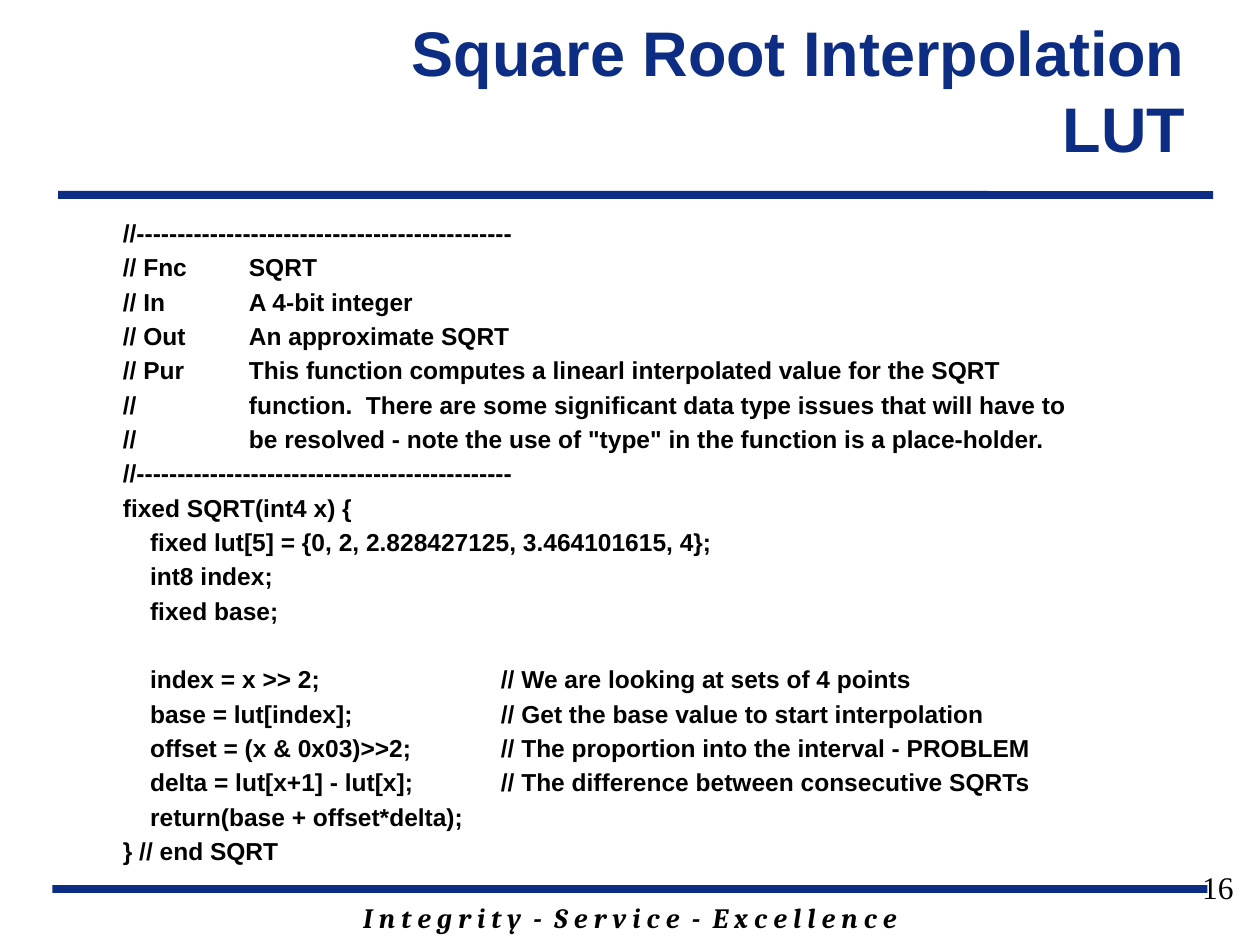
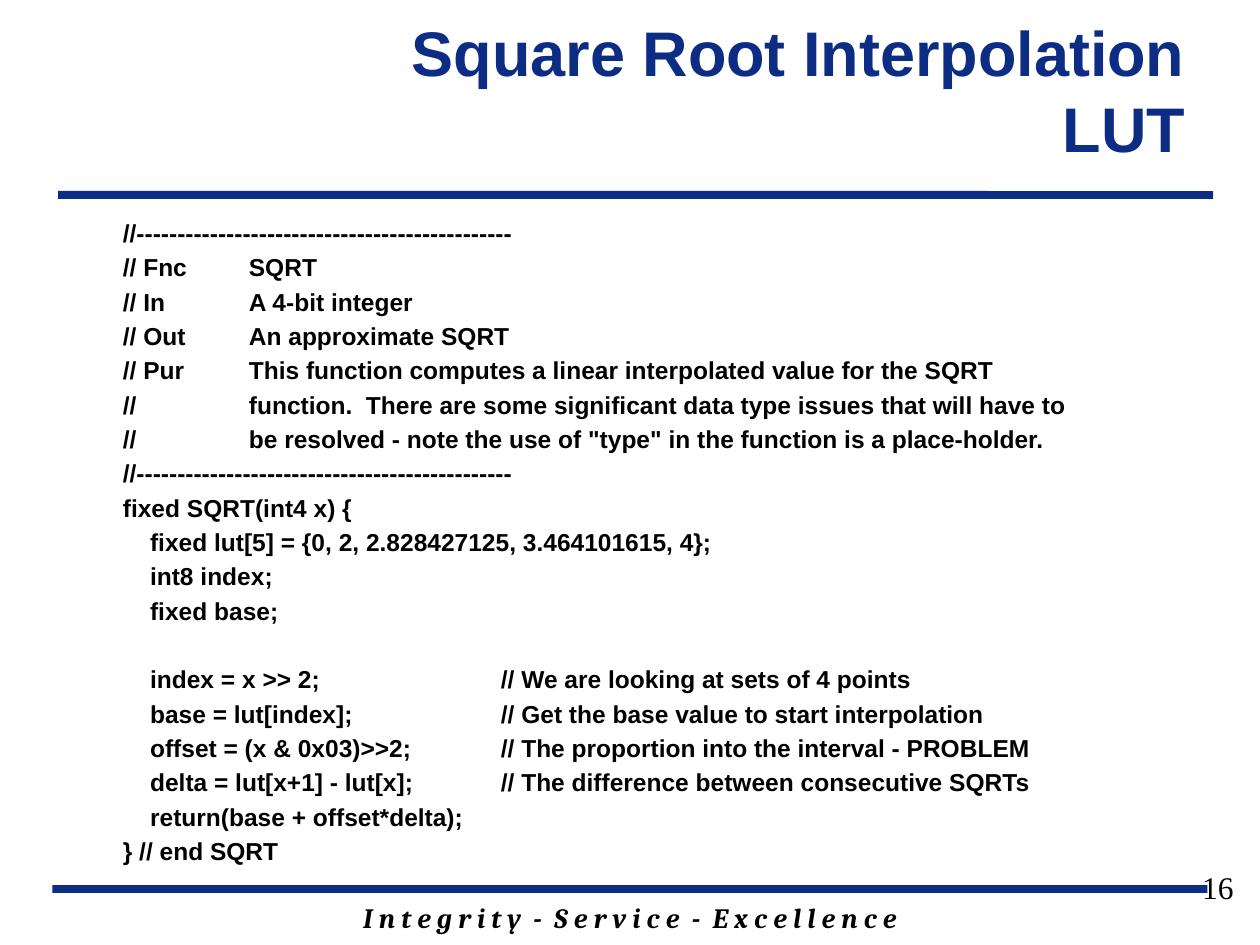
Before and after one commit to jfalkinburg/ECE383_web, a slide deck: slide 16 of lecture/slides/ECE_383_Lec24.pptx. Drawn at 1260x945 pixels with LibreOffice and Linux fonts; fonts in the diff are those of the drawing; background and template pictures are left out. Boxes give left, top, right and bottom in pixels: in the first picture for what was removed or moved away, otherwise in the second. Text is boxed around its words. In the diff, an @@ line names an element or a change of style, - is before the commit and + after.

```diff
--- a/lecture/slides/ECE_383_Lec24.pptx
+++ b/lecture/slides/ECE_383_Lec24.pptx
@@ text at (143, 361, 993, 384): text changed @@
-// Pur This function computes a linearl interpolated value for the SQRT
+// Pur This function computes a linear interpolated value for the SQRT
```
Also in this commit, not shown: 4 other slides changed, 4 other files.
